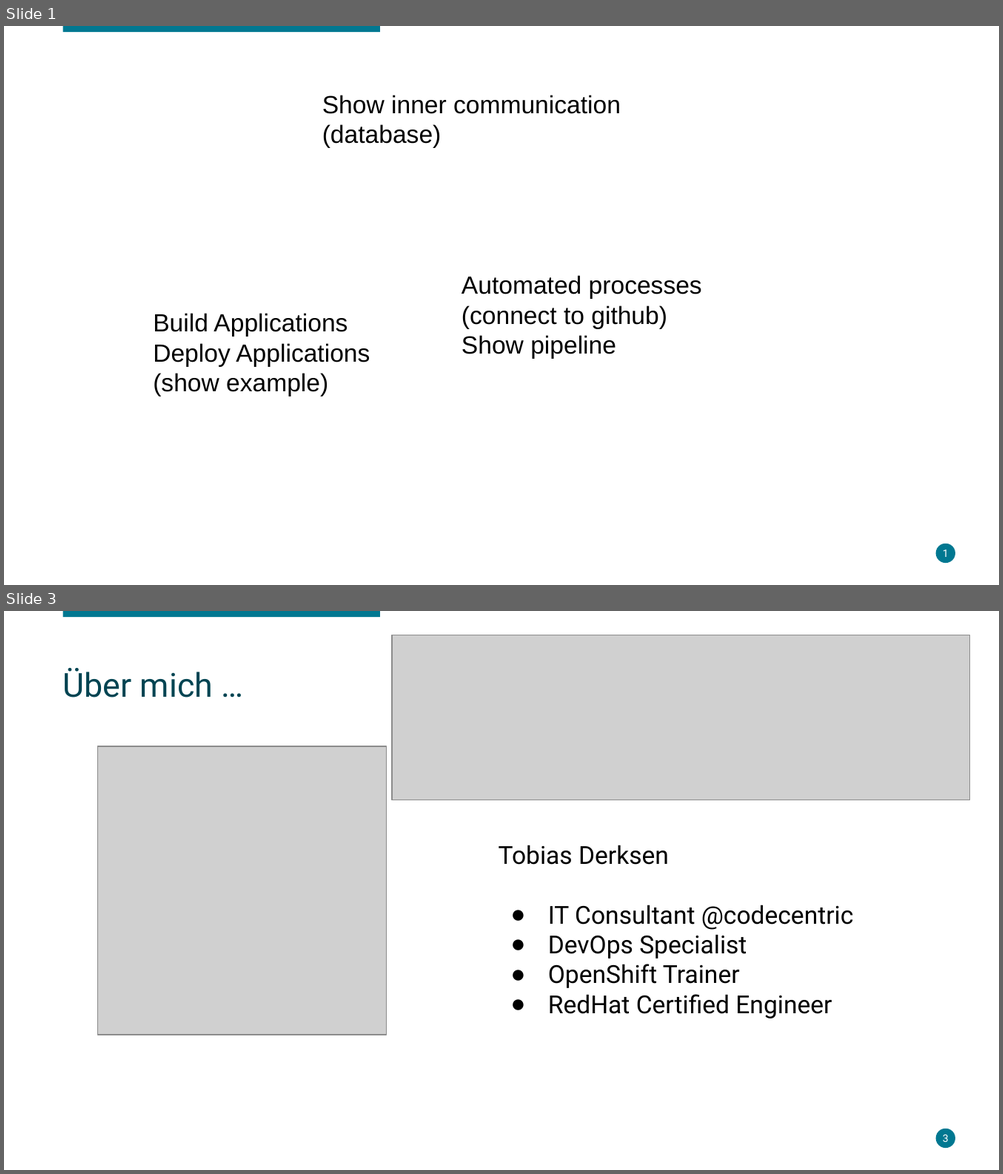
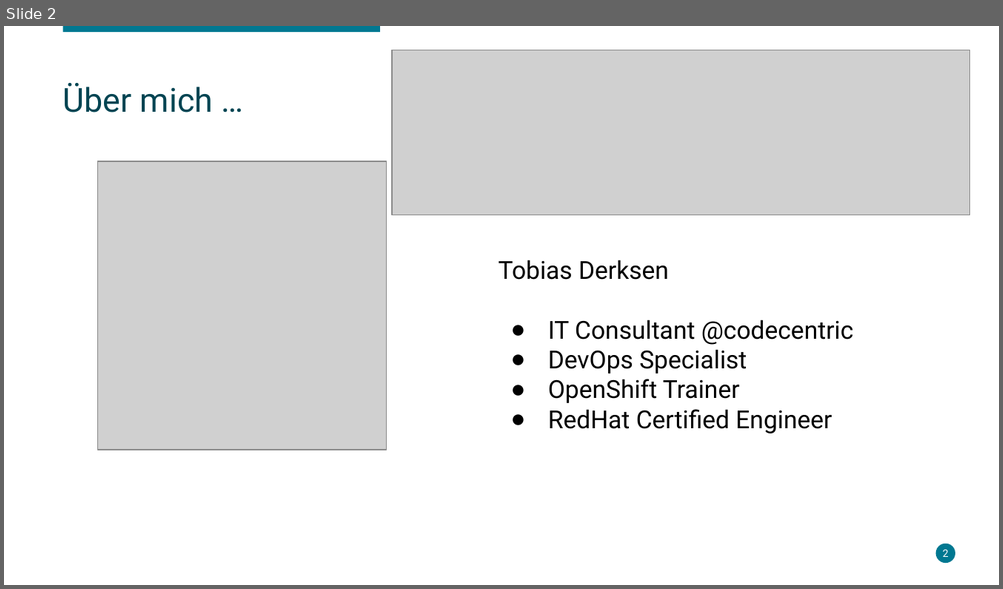
Before and after one commit to lukeelten/openshift-slac, a slide deck: Enterprise Container Management.odp. Shown one above the other, each under a label of ours: slides 1 and 3 before the commit, slide 2 after it; the slides between them are not shown. The pictures are 1003x1174 and 1003x589 pixels, drawn with LibreOffice and Linux fonts; fonts in the diff are those of the drawing; grey boxes stand for pictures; background and template pictures are left out. Boxes give left, top, right and bottom in pixels: in the first picture for what was removed or moved away, otherwise in the second. Text is boxed around its words. In the diff, an @@ line names an element or a change of style, - is before the commit and + after.

```diff
--- a/Enterprise Container Management.odp
+++ b/Enterprise Container Management.odp
@@ slide 1 removed at bbox=[4, 26, 999, 585], background #FFFFFF; not listed: 2 template elements that a slide beside it also shows @@
@@ text removed at bbox=[322, 95, 620, 147] @@
-Show inner communication (database)
@@ text removed at bbox=[461, 275, 702, 358] @@
-Automated processes
-(connect to github)
-Show pipeline
@@ text removed at bbox=[153, 313, 370, 396] @@
-Build Applications
-Deploy Applications
-(show example)
@@ page number removed at bbox=[942, 550, 948, 557] @@
-1
@@ what was slide 3 is now slide 2 @@
@@ page number at bbox=[942, 550, 948, 557]: text changed @@
-3
+2
```
Also in this commit, not shown: 1 slide changed, 3 slides added, 3 other slides removed.
